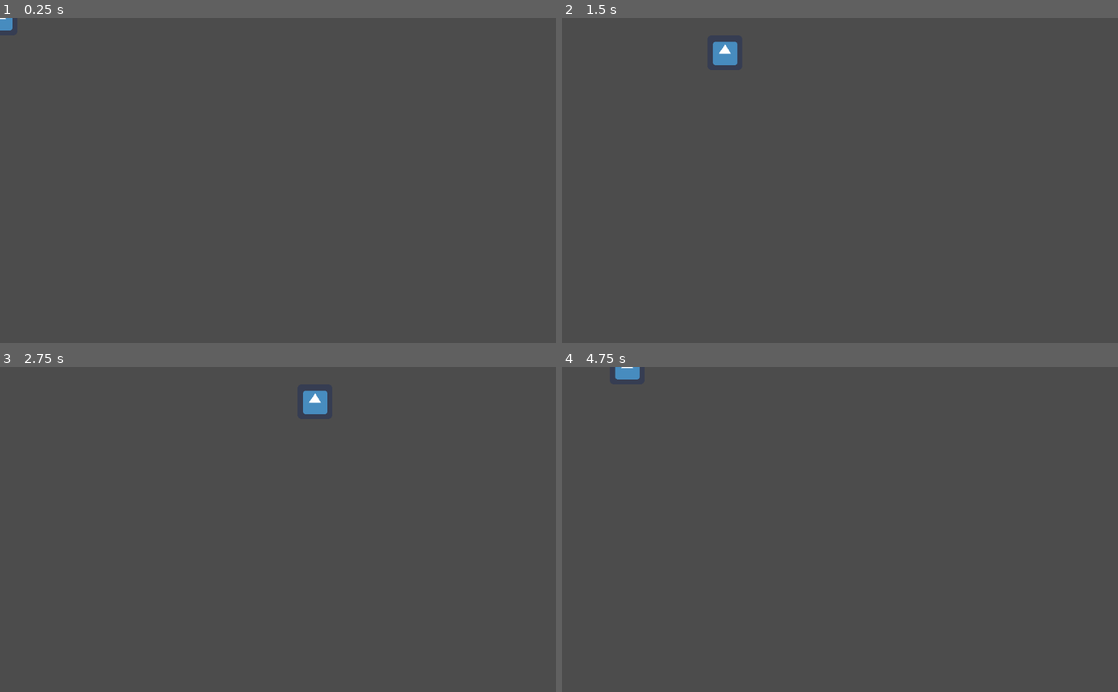
Above: before the commit, frames 1-4 (two rows, left to right).
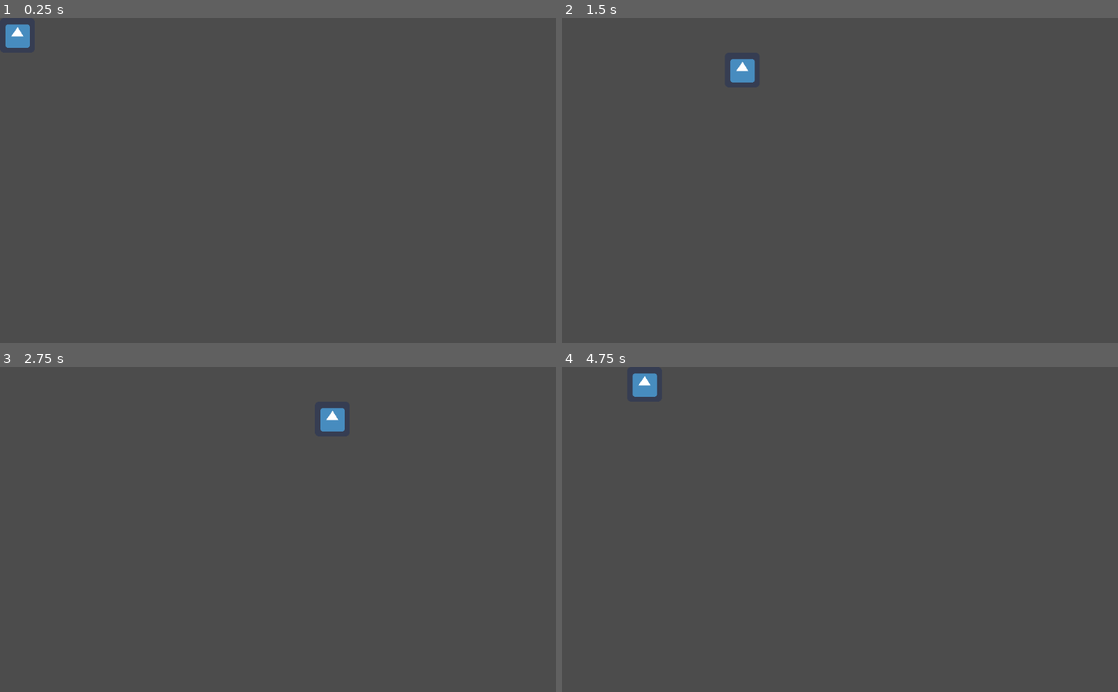
Above: after the commit, the same moments.

Repository: ImpeccableN/archeogame
Game: Godot game, scene res://Minigame1/Player.tscn
Two runs of this game, one before a commit and one after it. Both use one fixed random seed, a clock stepped at 60 frames per second and the inputs below. The project has no main scene, so this scene is started directly. The engine's default icon, where the game draws it, is replaced by a stand-in: a white triangle on a blue panel in a dark square.
Inputs:
- Up to frame 1 (0.25 s): no input
- Up to frame 2 (1.5 s): tap Enter at 0.5 s; hold D (move_right) 0.53-1.28 s; hold S (move_down) from 1.28 s (still down)
- Up to frame 3 (2.75 s): tap Space at 2 s; release S (move_down) at 2.03 s; hold D (move_right) from 2.03 s (still down)
- Up to frame 4 (4.75 s): release D (move_right) at 2.78 s; hold W (move_up) 2.78-3.53 s; tap Enter at 3.5 s; hold A (move_left) from 3.53 s (still down)

The runs differ from the first frame. In frame 1, 0.4% of the frame differs, in the area x 0-6%, y 0-10%; in frame 2, 0.6%, in the area x 27-35%, y 7-20%; in frame 3, 0.6%; in frame 4, 0.5%.

Commit message:
clamped Player position between screen borders

Diff:
--- a/HeuneburgGame/Minigame1/Player.gd
+++ b/HeuneburgGame/Minigame1/Player.gd
@@ -2,7 +2,11 @@
 
 
 export var speed = 400.0
-export var lineHeight = 64.0
+export var line_height = 64.0
+var screen_size = Vector2.ZERO
+
+func _ready():
+	screen_size = get_viewport_rect().size
 
 
 func _process(delta):
@@ -21,4 +25,6 @@
 		direction = direction.normalized();
 
 	position.x += direction.x * delta * speed
-	position.y += direction.y * lineHeight
+	position.y += direction.y * line_height
+	position.x = clamp(position.x, 32, screen_size.x - 32)
+	position.y = clamp(position.y, 32, screen_size.y - 32)
